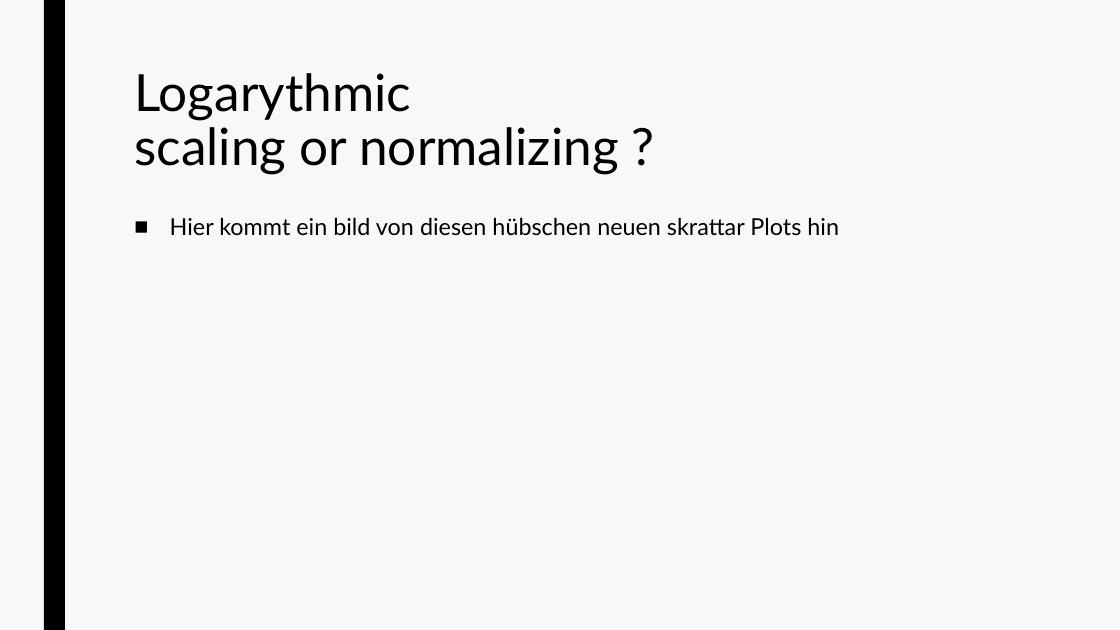
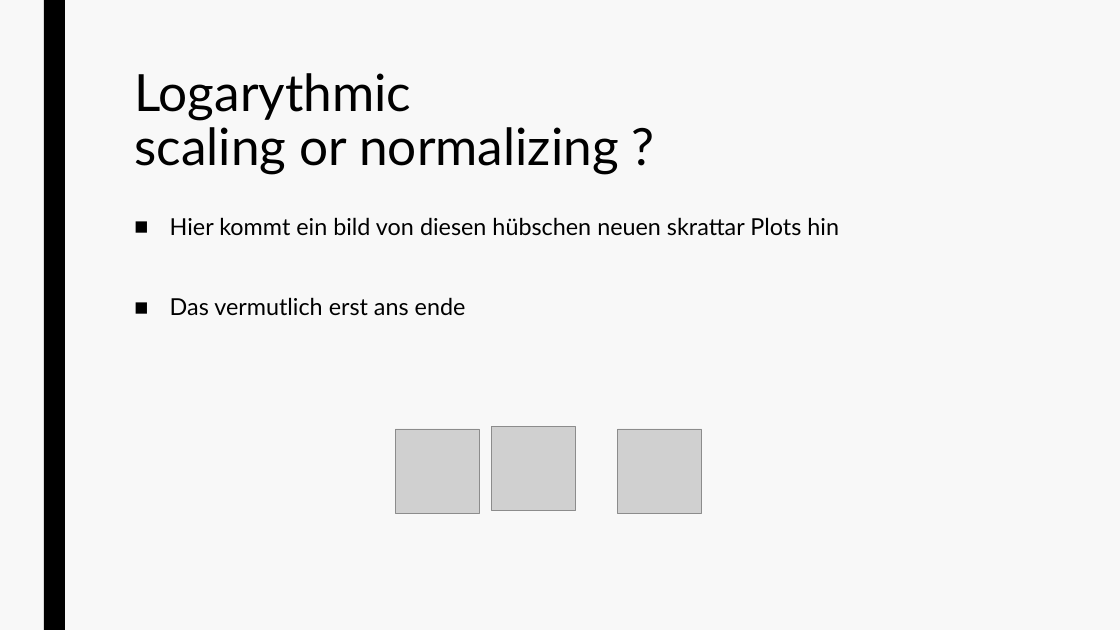
Before and after one commit to datascience-mobi/group-02-project-4-2, a slide deck: slide 10 of Project Proposal.pptx (slide 9 before the commit). Drawn at 1120x630 pixels with LibreOffice and Linux fonts; fonts in the diff are those of the drawing; grey boxes stand for pictures. Boxes give left, top, right and bottom in pixels: in the first picture for what was removed or moved away, otherwise in the second. Text is boxed around its words. In the diff, an @@ line names an element or a change of style, - is before the commit and + after.

```diff
--- a/Project Proposal.pptx
+++ b/Project Proposal.pptx
@@ text at (x1=170, y1=297, x2=466, y2=316): paragraph added @@
+■ Das vermutlich erst ans ende
@@ picture added at (x1=396, y1=429, x2=480, y2=513) @@
@@ picture added at (x1=492, y1=427, x2=576, y2=511) @@
@@ picture added at (x1=618, y1=429, x2=702, y2=513) @@
```
Also in this commit, not shown: 2 slides added.
